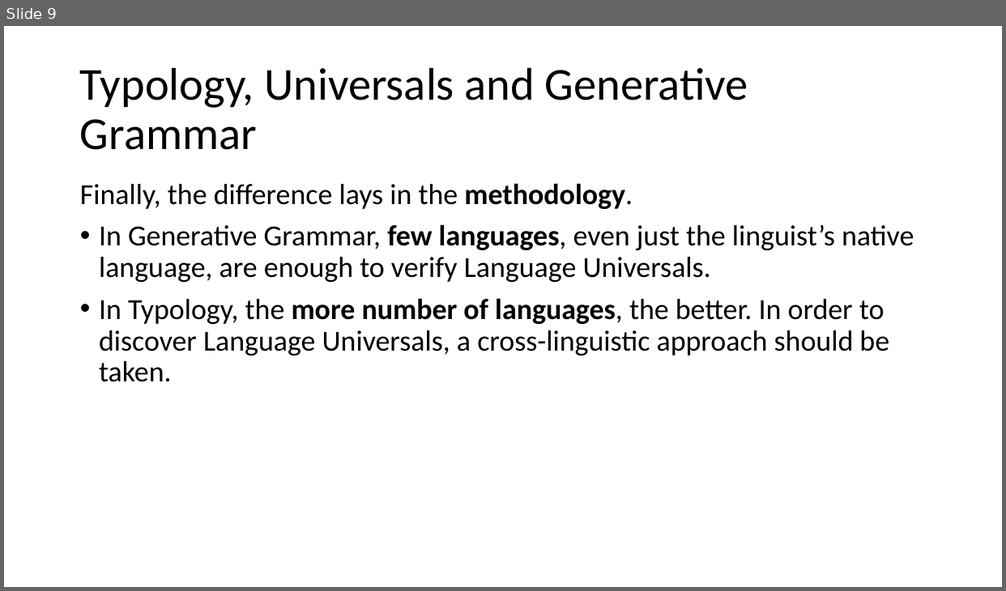
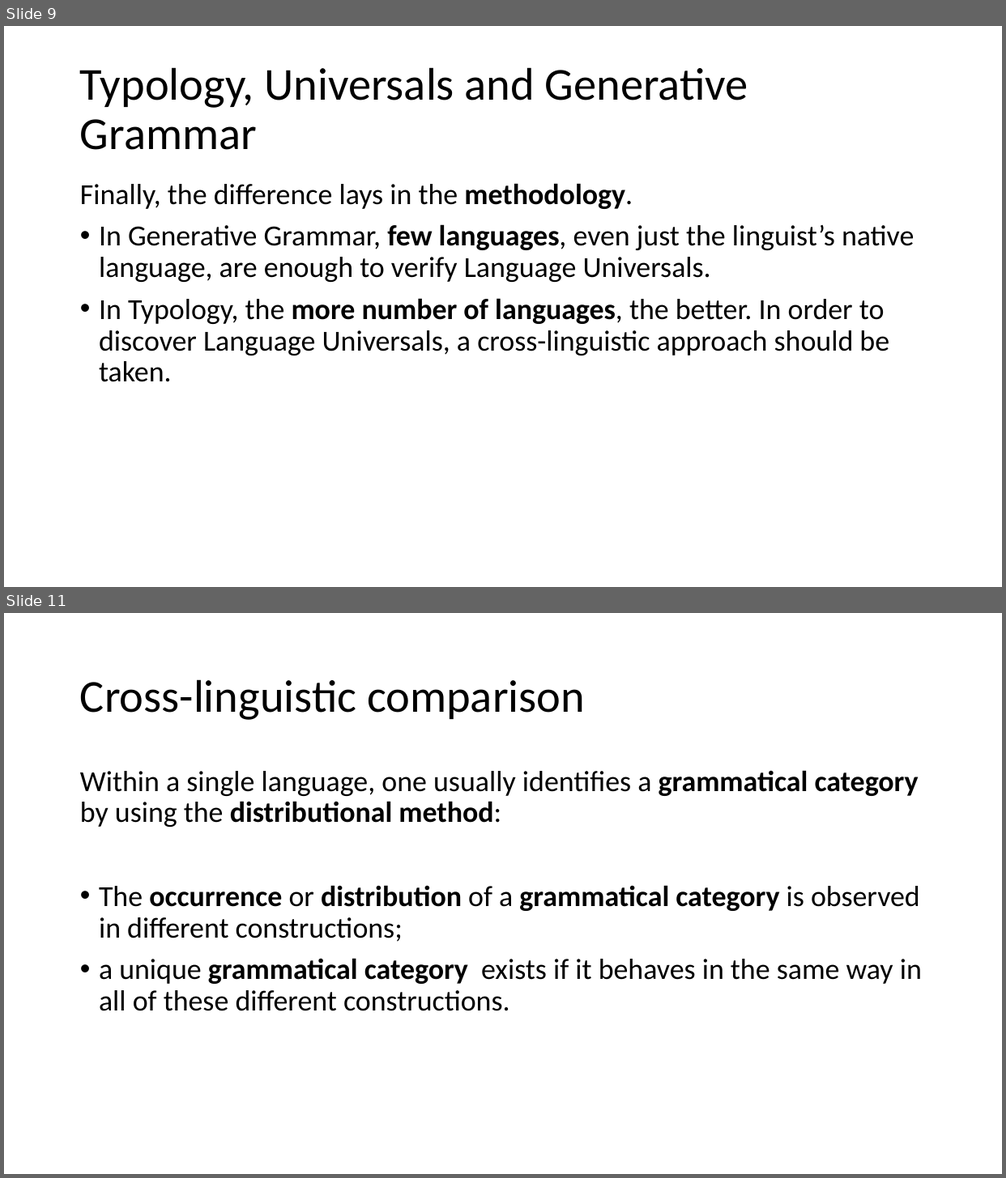
Before and after one commit to rahonalab/sose2020, a slide deck: intro_LT.pptx. Shown one above the other, each under a label of ours: slide 9 before the commit, slides 9 and 11 after it; the slides between them are not shown. The pictures are 1006x591 and 1006x1178 pixels, drawn with LibreOffice and Linux fonts; fonts in the diff are those of the drawing. Boxes give left, top, right and bottom in pixels: in the first picture for what was removed or moved away, otherwise in the second. Text is boxed around its words. In the diff, an @@ line names an element or a change of style, - is before the commit and + after.

```diff
--- a/intro_LT.pptx
+++ b/intro_LT.pptx
@@ slide 11 added at <box>4,613,1002,1174</box>, background #FFFFFF @@
@@ title added at <box>80,679,585,720</box>, 44 pt, text #000000 @@
+Cross-linguistic comparison
@@ text added at <box>80,770,922,1012</box>, 28 pt, text #000000 @@
+Within a single language, one usually identifies a grammatical category by using the distributional method:
+• The occurrence or distribution of a grammatical category is observed in different constructions;
+• a unique grammatical category exists if it behaves in the same way in all of these different constructions.
```
Also in this commit, not shown: 2 slides changed, 2 other slides added.
